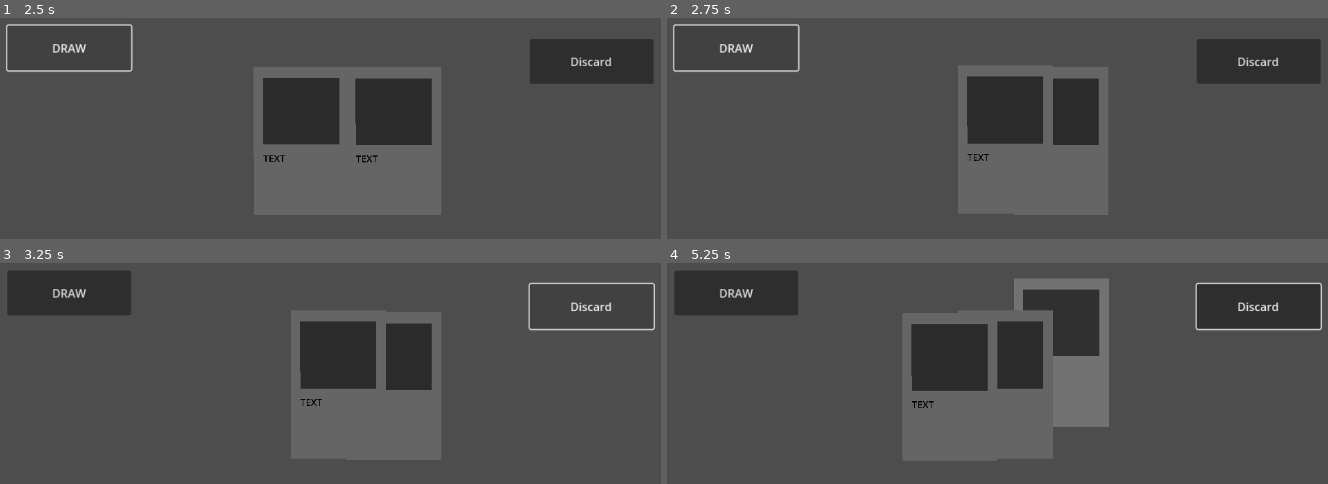
Above: before the commit, frames 1-4 (two rows, left to right).
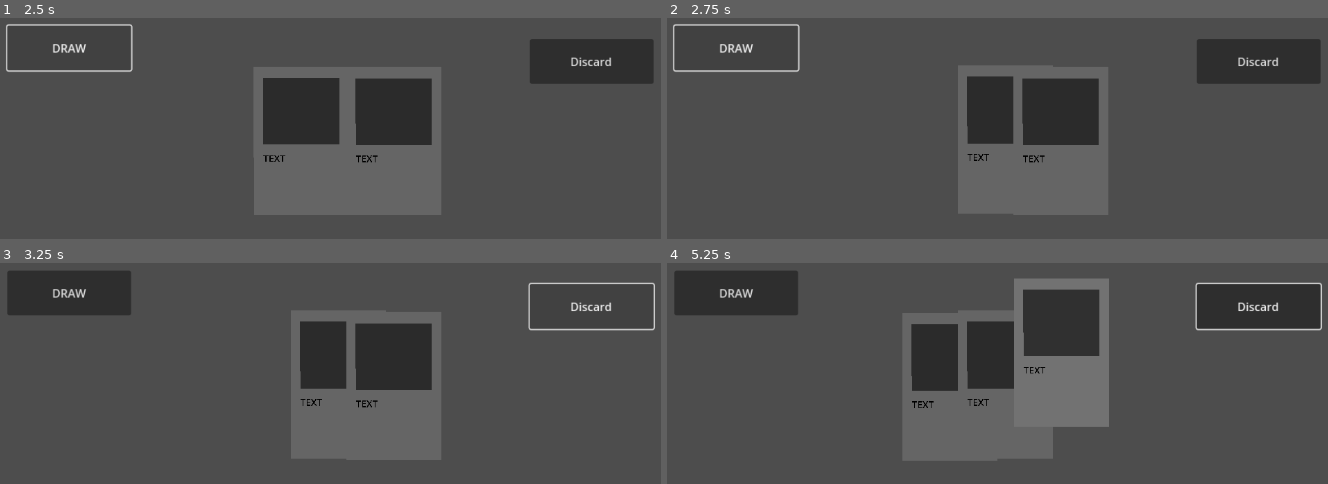
Above: after the commit, the same moments.

Repository: NMcDormand/card-template
Game: Godot game, scene res://main.tscn
Same seed, same stepped clock (60 frames per second), same inputs: the game is played once before the commit and once after it.
Inputs (mouse positions are in pixels of both pictures, inside the frame that each line leads up to):
- Up to frame 1 (2.5 s): click "DRAW" at 0.5 s; click "Discard" at 1.25 s; click "DRAW" at 2 s
- Up to frame 2 (2.75 s): no input
- Up to frame 3 (3.25 s): click "Discard" at 2.75 s
- Up to frame 4 (5.25 s): click "DRAW" at 3.5 s; click "Discard" at 4.25 s; tap Enter at 5 s; move the mouse to (1063, 386) at 5.02 s; click (1063, 386) at 5.17 s

Frame 1 is identical in both runs. In frame 2, 1.0% of the frame differs, in the area x 52-59%, y 26-66%; in frame 3, 1.0%; in frame 4, 2.3%, in the area x 44-59%, y 21-65%.

Commit message:
fixed bug

Diff:
--- a/card_template.gd
+++ b/card_template.gd
@@ -5,6 +5,7 @@
 var hovered: bool
 var selected = false
 var state: Callable = state_undefined
+
 
 
 
--- a/card_template.tscn
+++ b/card_template.tscn
@@ -75,12 +75,10 @@
 
 [node name="Area2D" type="Area2D" parent="PathFollow2D/Selected_Path/PathFollow2D"]
 position = Vector2(-7.62939e-06, 3.05176e-05)
-scale = Vector2(1, 1)
 
 [node name="CollisionShape2D" type="CollisionShape2D" parent="PathFollow2D/Selected_Path/PathFollow2D/Area2D"]
 position = Vector2(-7.35668, -1.1698)
 rotation = 0.357792
-scale = Vector2(1, 1)
 shape = SubResource("RectangleShape2D_x0qkx")
 
 [connection signal="input_event" from="PathFollow2D/Selected_Path/PathFollow2D/Area2D" to="." method="_on_area_2d_input_event"]
--- a/deck management.gd
+++ b/deck management.gd
@@ -58,6 +58,7 @@
 		Discard[i].visible = false
 		Discard[i].set_process(false)
 		Discard[i].get_child(0).progress_ratio = 0
+		Discard[i].state = Discard[i].state_not_hovered
 	_hand_size_update()
 	To_be_removed.clear()
 
@@ -70,6 +71,7 @@
 		Card_positions.append( 0.5 + (i - (Hand_Mod.size() - 1) / 2) * card_distance_scaler)
 	for i in Hand_Mod.size():
 			Hand_Mod[i].card_position = Card_positions[i]
+			Hand_Mod[i].z_index = i
 	Hand.clear()
 	Hand.append_array(Hand_Mod)
 	Hand_Mod.clear()
